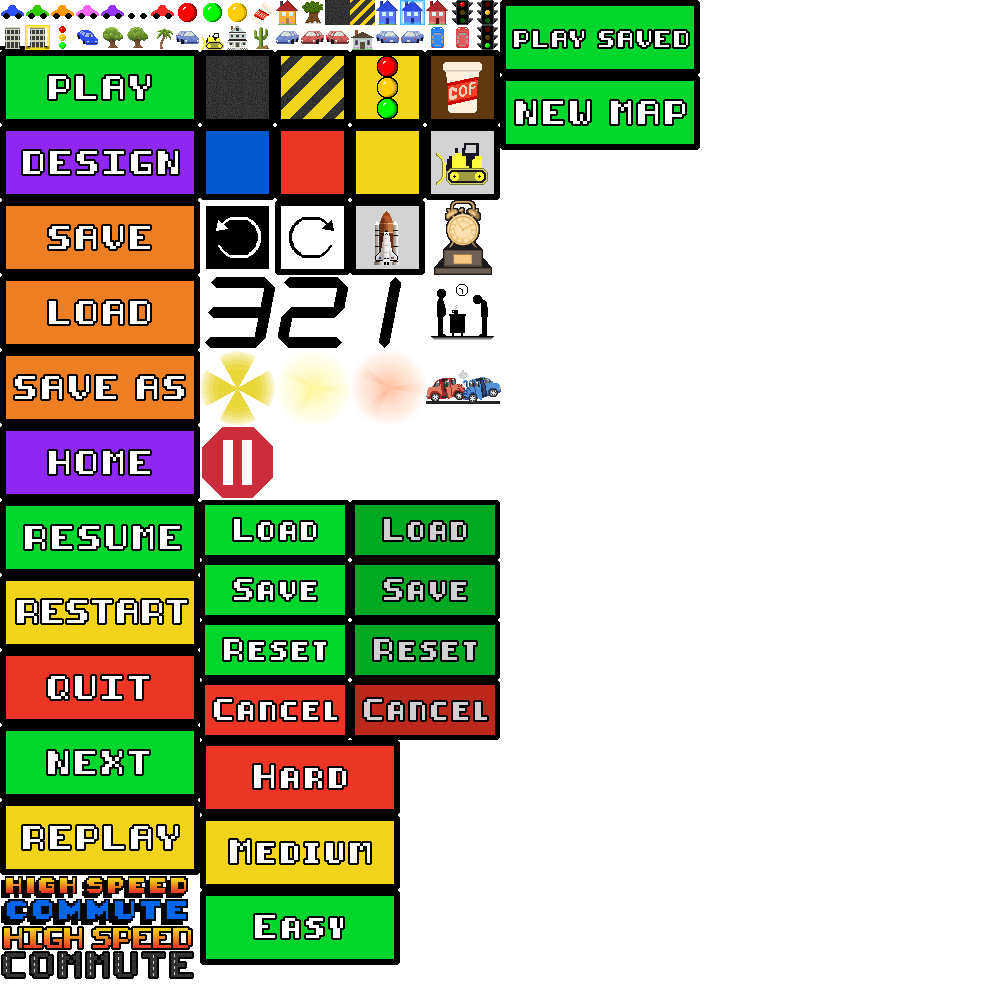
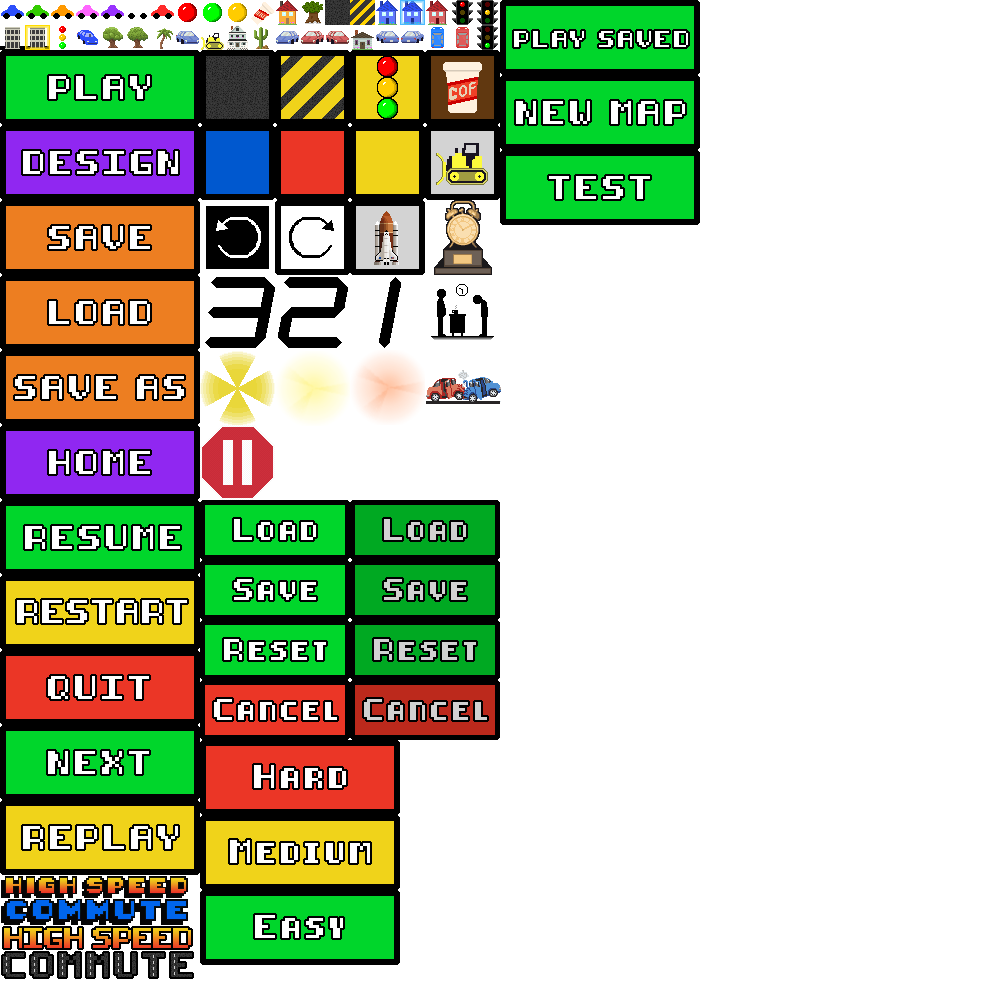
Layer changes from the first w=1000, h=1000 image to the second:
added layer "TEST" above "test button" over [549, 176, 650, 199]
added layer "test button" above "NEW MAP" over [500, 150, 700, 225]
